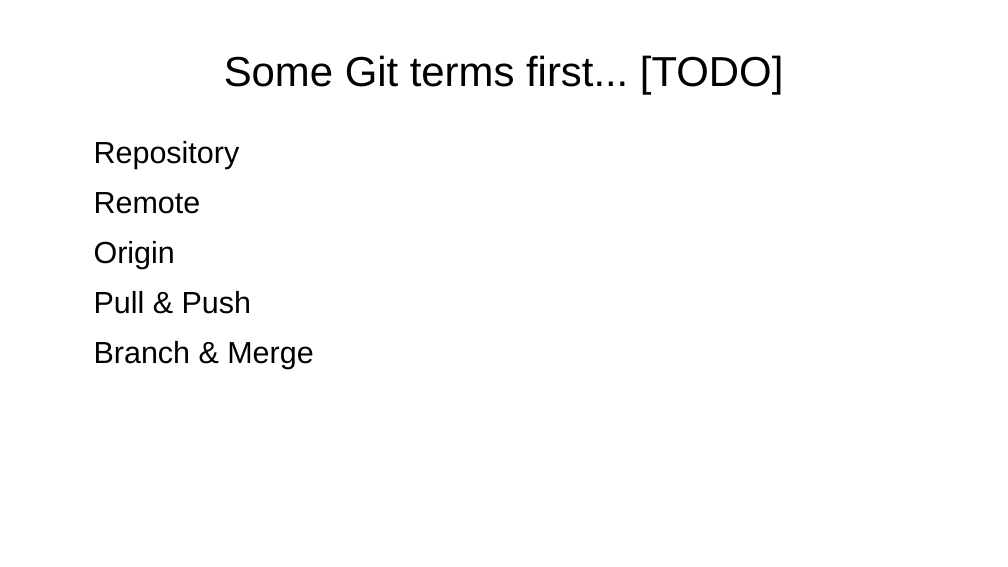
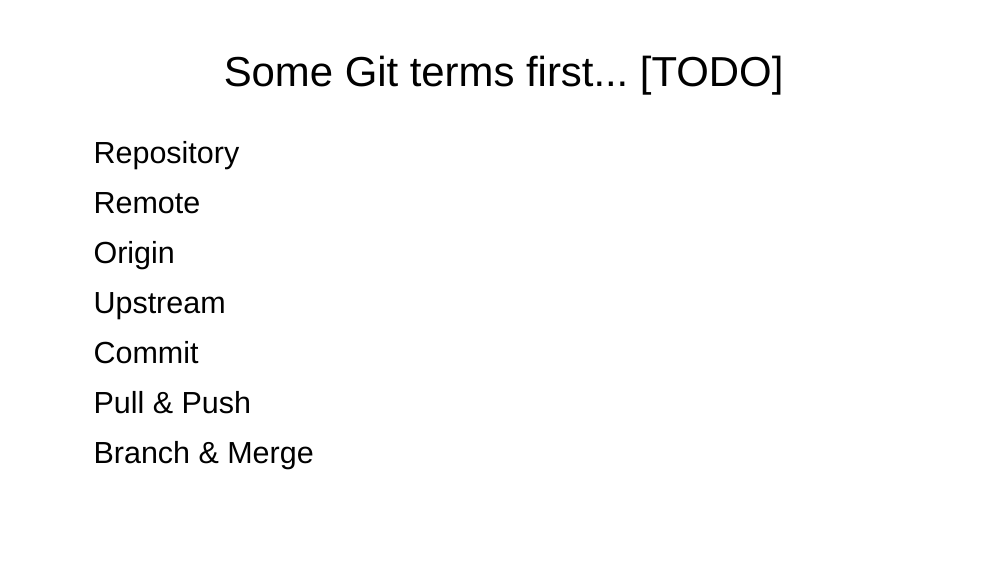
Before and after one commit to aryoda/git_essentials, a slide deck: slide 3 of Introduction to Git collaboration workflows.odp. Drawn at 1008x567 pixels with LibreOffice and Linux fonts; fonts in the diff are those of the drawing. Boxes give left, top, right and bottom in pixels: in the first picture for what was removed or moved away, otherwise in the second. Text is boxed around its words. In the diff, an @@ line names an element or a change of style, - is before the commit and + after.

```diff
--- a/Introduction to Git collaboration workflows.odp
+++ b/Introduction to Git collaboration workflows.odp
@@ text at (94,292,226,364): paragraphs added @@
+Upstream
+Commit
```
Also in this commit, not shown: 4 other slides changed, 3 slides added, 2 slides removed.
